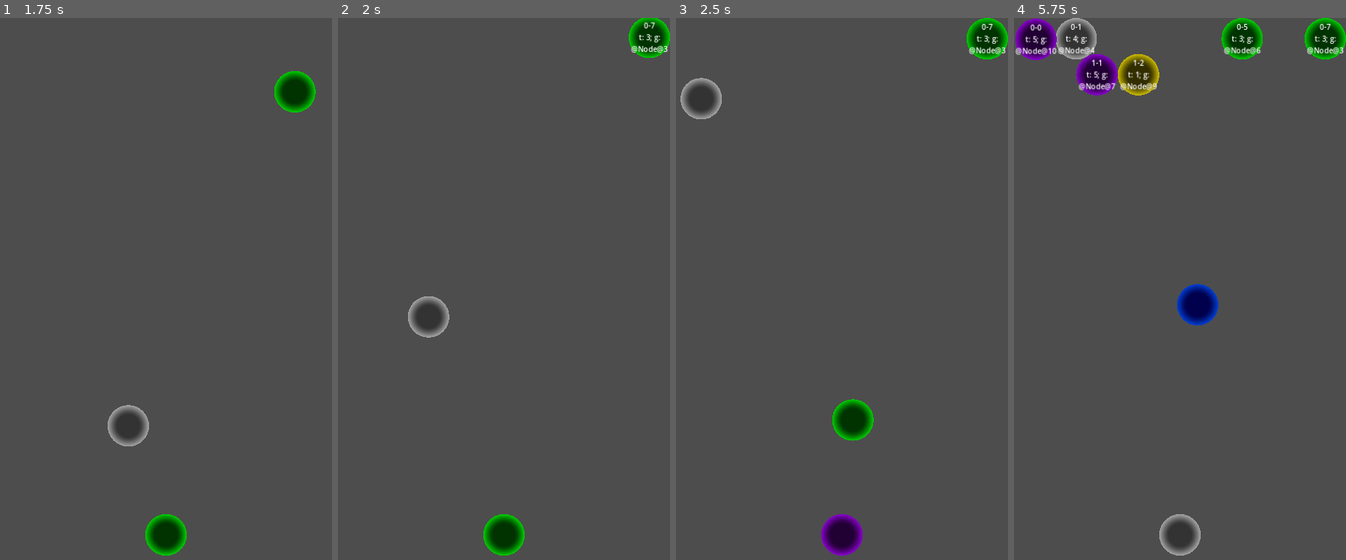
Above: before the commit, frames 1-4 (left to right).
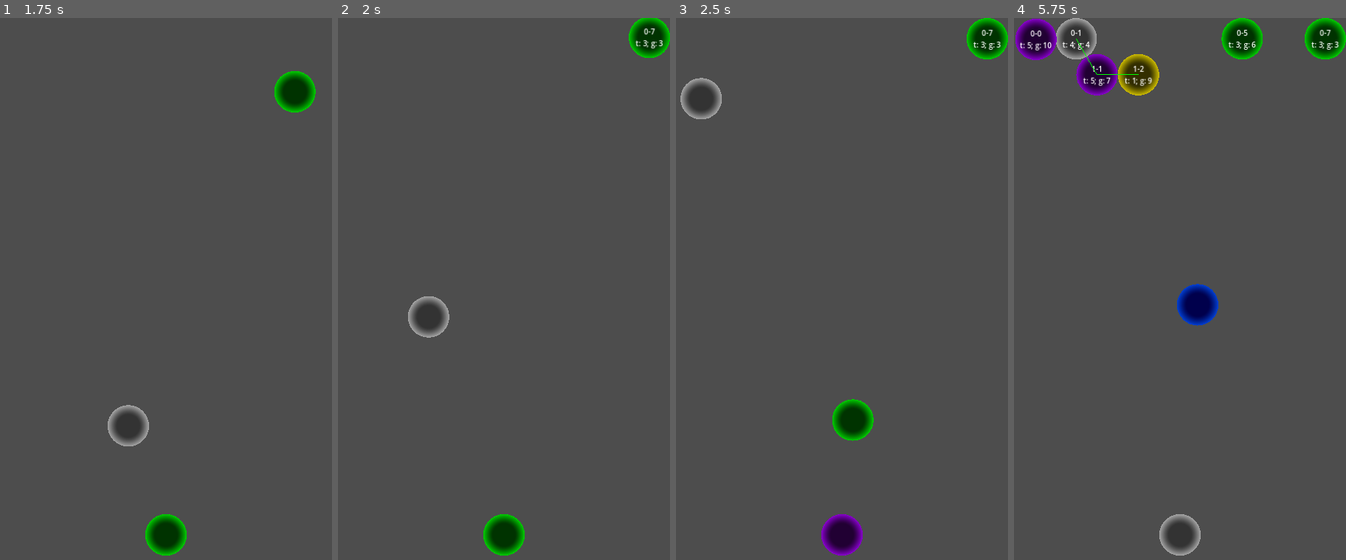
Above: after the commit, the same moments.

Repository: sntg-p/godot-puzzleb
Game: Godot game, scene res://main.tscn
The game is run twice, just before and just after one commit, with the same random seed, the same clock (stepped at 60 frames per second) and the same inputs.
Inputs (mouse positions are in pixels of both pictures, inside the frame that each line leads up to):
- Up to frame 1 (1.75 s): tap Enter at 0.5 s; move the mouse to (239, 283) at 0.52 s; click (239, 283) at 0.67 s; move the mouse to (99, 343) at 1.27 s; click (99, 343) at 1.42 s
- Up to frame 2 (2 s): no input
- Up to frame 3 (2.5 s): move the mouse to (875, 186) at 2.02 s; click (875, 186) at 2.17 s
- Up to frame 4 (5.75 s): move the mouse to (1163, 429) at 2.77 s; click (1163, 429) at 2.92 s; move the mouse to (1279, 402) at 3.52 s; click (1279, 402) at 3.67 s; move the mouse to (1080, 223) at 4.27 s; click (1080, 223) at 4.42 s; move the mouse to (1196, 310) at 5.02 s; click (1196, 310) at 5.17 s

Frame 1 is identical in both runs. In frame 2, 0.2% of the frame differs, in the area x 88-100%, y 0-7%; in frame 3, 0.2%; in frame 4, 1.4%, in the area x 0-100%, y 1-14%.

Commit message:
some fixes, wip group dependencys

Diff:
--- /dev/null
+++ b/group_debug.gd
@@ -0,0 +1,44 @@
+class_name GroupDebug extends Node2D
+
+
+@onready var main: Main = get_node('/root/Main')
+
+
+# Called when the node enters the scene tree for the first time.
+func _ready() -> void:
+	pass # Replace with function body.
+
+
+# Called every frame. 'delta' is the elapsed time since the previous frame.
+func _process(delta: float) -> void:
+	pass
+
+
+func _draw() -> void:
+	print('rendering group debug')
+	var children = main.get_children()
+	for child in children:
+		if child is not BubbleGroup: continue
+		var group: BubbleGroup = child
+		if group.get_child_count() == 0:
+			print('skipping drawing group %s deps as it is empty' % [group.name])
+			continue
+
+		var list = group.dependents.values()
+		for dep in list:
+			if not is_instance_valid(dep):
+				print('skipping freed dependent from group %s' % [group.name])
+				continue
+
+			if dep is not BubbleGroup: continue
+			if dep.get_child_count() == 0:
+				print('skipping drawing group %s deps as it is empty' % [group.name])
+				continue
+
+			var bubble1: Bubble = group.get_children()[0]
+			var bubble2: Bubble = dep.get_children()[0]
+			#print('drawing line from %s (%s) to %s (%s)' % [
+				#group.name, bubble1.position, dep.name, bubble2.position
+			#])
+
+			draw_line(bubble1.position, bubble2.position, Color.GREEN)
--- /dev/null
+++ b/levels/error_group_00.json
@@ -0,0 +1,14 @@
+[
+	-1, -1, -1, 00, -1, -1, -1, -1,
+	  -1, -1, -1, -1, 00, -1, -1, -1,
+	-1, -1, -1, -1, -1, -1, -1, -1,
+	  -1, -1, -1, -1, -1, -1, -1, -1,
+	-1, -1, -1, -1, -1, -1, -1, -1,
+	  -1, -1, -1, -1, -1, -1, -1, -1,
+	-1, -1, -1, -1, -1, -1, -1, -1,
+	  -1, -1, -1, -1, -1, -1, -1, -1,
+	-1, -1, -1, -1, -1, -1, -1, -1,
+	  -1, -1, -1, -1, -1, -1, -1, -1,
+	-1, -1, -1, -1, -1, -1, -1, -1,
+	  -1, -1, -1, -1, -1, -1, -1, -1,
+]
--- a/main.gd
+++ b/main.gd
@@ -25,7 +25,10 @@
 		bubbles[row] = {}
 
 	var bubblesRow: Dictionary = bubbles[row]
-	return bubblesRow.get(indexInRow)
+	if bubblesRow.has(indexInRow):
+		return bubblesRow.get(indexInRow)
+
+	return null
 
 
 func new_bubble(row: int, indexInRow: int, type: int, origin: Vector2 = Vector2.ZERO) -> Bubble:
@@ -53,7 +56,7 @@
 func _remove_bubble(bubble: Bubble):
 	if has_bubble(bubble.row, bubble.indexInRow):
 		var bubblesRow: Dictionary = bubbles[bubble.row]
-		#print('removing bubble %s-%s' % [bubble.row, bubble.indexInRow])
+		print('removing bubble %s-%s' % [bubble.row, bubble.indexInRow])
 		bubblesRow.erase(bubble.indexInRow)
 		assert(
 			_current_types[bubble.type] > 0,
@@ -73,28 +76,48 @@
 	var group = Bubble.find_or_create_group(neighbor_list, type)
 	if group:
 		print('spawning bubble at %s-%s' % [row, indexInRow])
-		#group.enable_count_checking = true
 		var bubble = new_bubble(row, indexInRow, type, origin)
+
+		var is_new_group = false
 		if group.get_parent() != self:
+			is_new_group = true
 			add_child(group)
+
+		var update_group_deps = func ():
+			if group.is_touching_wall: return
+			for neighbor in neighbor_list:
+				var neighbor_group: BubbleGroup = neighbor.get_parent()
+				if neighbor_group == group: continue
+
+				neighbor_group.add_dependent(group)
+
+			print('updated dependencies for group %s' % [group.name])
+			$GroupDebug.queue_redraw()
+			pass
 
 		if defer_group_add:
 			var add_to_group = func ():
 				group.add_child(bubble)
 				group.check_count()
+				update_group_deps.call()
 
 			add_to_group.call_deferred()
 		else:
 			group.add_child(bubble)
+			update_group_deps.call()
 
 
 func remove_group(group: BubbleGroup):
+	#var affected_groups: Array[BubbleGroup] = []
+
 	var children = group.get_children()
 	for child: Bubble in children:
 		_remove_bubble(child)
 
 	print('destroying group %s' % [group.name])
 	group.destroy()
+
+
 
 
 func get_random_bubble_type():
@@ -109,7 +132,7 @@
 
 	var size = available_types.size()
 	if size > 1:
-		print('available bubble types: %s' % [amount_per_type])
+		#print('available bubble types: %s' % [amount_per_type])
 		return available_types[randi() % size]
 
 	if size == 1: return available_types[0]
@@ -128,7 +151,8 @@
 		level_loaded.emit()
 		return
 
-	var file = "res://levels/01.json"
+	#var file = "res://levels/01.json"
+	var file = "res://levels/error_group_00.json"
 	var levelText = FileAccess.get_file_as_string(file)
 	var levelData: Array = JSON.parse_string(levelText)
 	#print(levelData)
--- a/main.tscn
+++ b/main.tscn
@@ -16,6 +16,7 @@
 [ext_resource type="Texture2D" uid="uid://khxgi40sj8oq" path="res://assets/gradients/radial_gray.tres" id="14_xtvel"]
 [ext_resource type="Texture2D" uid="uid://blmg2rekmp3ty" path="res://assets/gradients/radial_purple.tres" id="15_my4oh"]
 [ext_resource type="ArrayMesh" uid="uid://8ep000dpfql3" path="res://assets/meshes/circle_big.obj" id="16_gita3"]
+[ext_resource type="Script" path="res://group_debug.gd" id="17_f310k"]
 
 [sub_resource type="Gradient" id="Gradient_ywhba"]
 interpolation_mode = 2
@@ -47,4 +48,8 @@
 mesh = ExtResource("16_gita3")
 texture = SubResource("GradientTexture2D_3v552")
 
+[node name="GroupDebug" type="Node2D" parent="."]
+z_index = 1
+script = ExtResource("17_f310k")
+
 [connection signal="level_loaded" from="." to="Pointer" method="_on_main_level_loaded"]
--- a/projectile.gd
+++ b/projectile.gd
@@ -47,7 +47,7 @@
 
 func _to_bubble(row: int, indexInRow: int):
 	if main.has_bubble(row, indexInRow):
-		print('bubble exists, skipping')
+		print('bubble %s-%s exists, skipping' % [row, indexInRow])
 		return
 
 	main.spawn_bubble(row, indexInRow, type, position)
--- a/scenes/bubbles/bubble.gd
+++ b/scenes/bubbles/bubble.gd
@@ -25,8 +25,6 @@
 var is_touching_wall: bool:
 	get:
 		if row == 0: return true
-		if indexInRow == 0: return true
-		if indexInRow == (7 - isOdd): return true
 		return false
 
 
@@ -55,12 +53,6 @@
 		[row, index_in_row - 1]
 	]
 
-
-#var _neighbor_indexes: Array
-#var neighbor_indexes: Array:
-	#get:
-		#if not _neighbor_indexes:
-			#
 
 static func calculate_position(row: int, indexInRow: int):
 	var isOdd = row % 2
@@ -98,7 +90,13 @@
 		var children = group.get_children()
 		for child in children:
 			assert(child is Bubble)
+			group.remove_child(child)
 			last_group.add_child(child)
+
+		var dependents = group.dependents.values()
+		for dep in dependents:
+			if not is_instance_valid(dep): continue
+			last_group.add_dependent(dep)
 
 		group.queue_free()
 
@@ -115,7 +113,7 @@
 
 
 func animate_spawn(origin: Vector2, target: Vector2, tween: Tween):
-	print('animating bubble spawn')
+	position = target
 	tween.tween_property(self, "position", target, .15).from(origin)
 	tween.set_trans(Tween.TRANS_EXPO)
 	pass
@@ -128,5 +126,5 @@
 func _enter_tree() -> void:
 	var group: BubbleGroup = get_parent()
 	$Label.text = "%s-%s\nt: %s; g: %s" % [
-		row, indexInRow, self.type, group.name.get_slice('_', 1)
+		row, indexInRow, self.type, group.name.get_slice('@', 2)
 	]
--- a/scenes/bubbles/bubble_group.gd
+++ b/scenes/bubbles/bubble_group.gd
@@ -1,4 +1,4 @@
-class_name BubbleGroup extends Node
+class_name BubbleGroup extends Node2D
 
 
 var type = -1
@@ -11,36 +11,91 @@
 
 		return false
 
-var _dependents = Set.new()
-var dependents: Set:
-	get: return _dependents
+
+@export var dependents: Set = Set.new():
+	get: return dependents
+
+@export var dependencies: Set = Set.new():
+	get: return dependencies
+
 
 @onready var main: Main = get_node('/root/Main')
+@onready var group_debug: GroupDebug = get_node('/root/Main/GroupDebug')
 
 
 func add_dependent(group: BubbleGroup) -> void:
-	_dependents.add(group)
+	if group == self:
+		print('prevent adding group %s as dependent of itself' % [name])
+		return
+
+	dependents.add(group)
+	group._add_dependency(self)
+
+
+func _exit_tree() -> void:
+	print('group %s exiting tree' % [name])
+	group_debug.queue_redraw()
+
+
+func remove_from_dependencies() -> void:
+	var list = dependencies.values()
+	for dep in list:
+		if not is_instance_valid(dep):
+			print('skipping freed group')
+			continue
+
+		var group: BubbleGroup = dep
+		print('removing group %s from group %s dependents' % [name, group.name])
+
+		group.dependents.erase(self)
+		dependencies.erase(group)
+
+	print('updated dependencies for group %s' % [name])
+	group_debug.queue_redraw()
+
+
+func _add_dependency(group: BubbleGroup) -> void:
+	dependencies.add(group)
 
 
 func _init(type: int):
 	self.type = type
+	child_exiting_tree.connect(_on_child_exiting_tree)
+
+
+func _on_child_exiting_tree(node: Node):
+	print('%s exiting from %s' % [node.name, self.name])
+	if get_child_count() == 1: self.queue_free()
 
 
 func check_count():
 	var count = get_child_count()
 	print('group child count: %s' % [count])
-	if count >= 3:
-		#for dependent in dependents.values():
-			#main.remove_group(dependent)
+	if count >= 3: main.remove_group(self)
 
-		main.remove_group(self)
+
+func clean():
+	remove_from_dependencies()
+	queue_free()
 
 
 func destroy():
+	for dependent in dependents.values():
+		if not is_instance_valid(dependent):
+			print('skipping freed group')
+			continue
+
+		var group: BubbleGroup = dependent
+		if group.dependencies.size() != 1:
+			print('%s group has %s as dependencies' % [group.name, group.dependencies.values()])
+			continue
+
+		main.remove_group(group)
+
 	var tween = create_tween()
 
 	var children = get_children()
 	for child: Bubble in children:
 		tween.parallel().tween_property(child, "scale", Vector2.ZERO, .15).set_trans(Tween.TRANS_BACK)
 
-	tween.tween_callback(self.queue_free)
+	tween.tween_callback(self.clean)
--- a/set.gd
+++ b/set.gd
@@ -1,16 +1,35 @@
 class_name Set extends Node
 
 
-var dictionary: Dictionary = {}
+var _dictionary: Dictionary = {}
 
 
 func add(value: Variant):
 	var valueHash = hash(value)
-	dictionary[valueHash] = value
+	_dictionary[valueHash] = value
+
 
 func has(value: Variant) -> bool:
 	var valueHash = hash(value)
-	return dictionary.has(valueHash)
+	return _dictionary.has(valueHash)
+
 
 func values():
-	return dictionary.values()
+	return _dictionary.values()
+
+
+func erase(value: Variant) -> bool:
+	return _dictionary.erase(value)
+
+
+func size() -> int:
+	var values = _dictionary.values()
+	var amount = 0
+
+	for value in values:
+		if not is_instance_valid(value):
+			print('skipping invalid set value')
+			continue
+		amount += 1
+
+	return amount
Not shown: 1 places in main.tscn that only renumber resources
